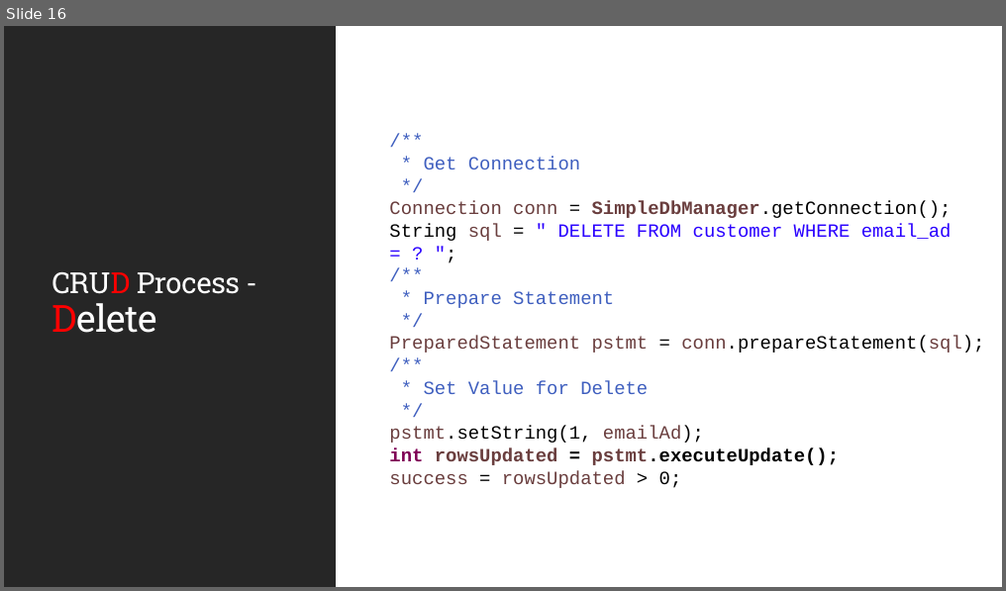
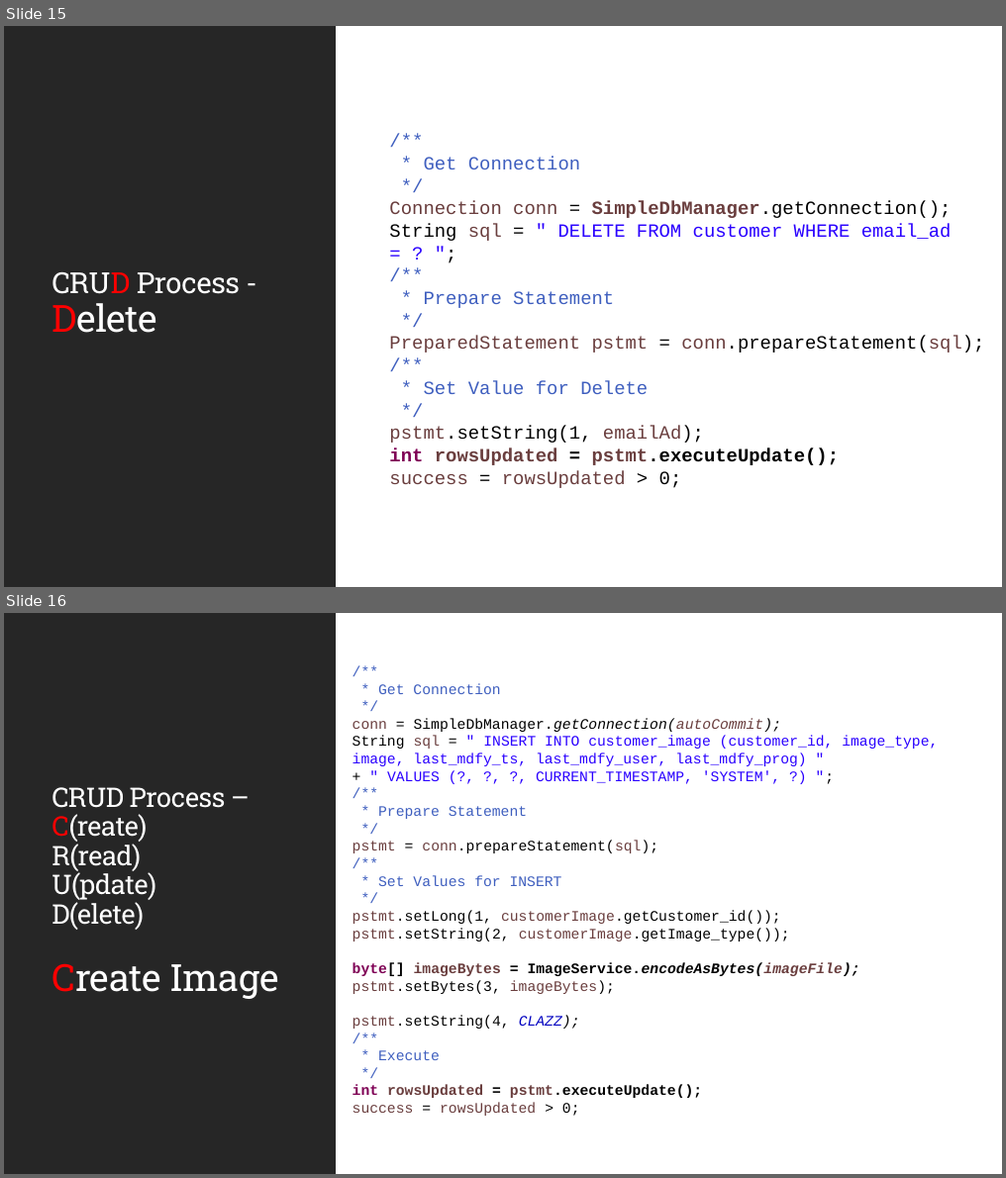
Before and after one commit to JSS-DEVCORE/JdbcExample, a slide deck: docs/JDBC-Insights.pptx. Shown one above the other, each under a label of ours: slide 16 before the commit, slides 15 and 16 after it. The pictures are 1006x591 and 1006x1178 pixels, drawn with LibreOffice and Linux fonts; fonts in the diff are those of the drawing. Boxes give left, top, right and bottom in pixels: in the first picture for what was removed or moved away, otherwise in the second. Text is boxed around its words. In the diff, an @@ line names an element or a change of style, - is before the commit and + after.

Commit message:
Customer Images in Separate Table

```diff
--- a/docs/JDBC-Insights.pptx
+++ b/docs/JDBC-Insights.pptx
@@ slide 16 added at bbox=[4, 613, 1002, 1174], background #FFFFFF; not listed: 1 template element that a slide beside it also shows @@
@@ rectangle added at bbox=[4, 613, 336, 1174], fill #262626 @@
@@ rectangle added at bbox=[5, 613, 1002, 1174], fill #FFFFFF @@
@@ text added at bbox=[352, 683, 938, 1116], 14 pt, text #000000 @@
+/**
+* Get Connection
+*/
+conn = SimpleDbManager.getConnection(autoCommit);
+String sql = " INSERT INTO customer_image (customer_id, image_type, image, last_mdfy_ts, last_mdfy_user, last_mdfy_prog) "
++ " VALUES (?, ?, ?, CURRENT_TIMESTAMP, 'SYSTEM', ?) ";
+/**
+* Prepare Statement
+*/
+pstmt = conn.prepareStatement(sql);
+/**
+* Set Values for INSERT
+*/
+pstmt.setLong(1, customerImage.getCustomer_id());
+pstmt.setString(2, customerImage.getImage_type());
+byte[] imageBytes = ImageService.encodeAsBytes(imageFile);
+pstmt.setBytes(3, imageBytes);
+pstmt.setString(4, CLAZZ);
+/**
+* Execute
+*/
+int rowsUpdated = pstmt.executeUpdate();
+success = rowsUpdated > 0;
@@ title added at bbox=[52, 787, 278, 999], 26 pt, text #FFFFFF @@
+CRUD Process –
+C(reate)
+R(read)
+U(pdate)
+D(elete)
+Create Image
@@ what was slide 16 is now slide 15 @@
```
Also in this commit, not shown: 3 slides changed, 7 other files.
